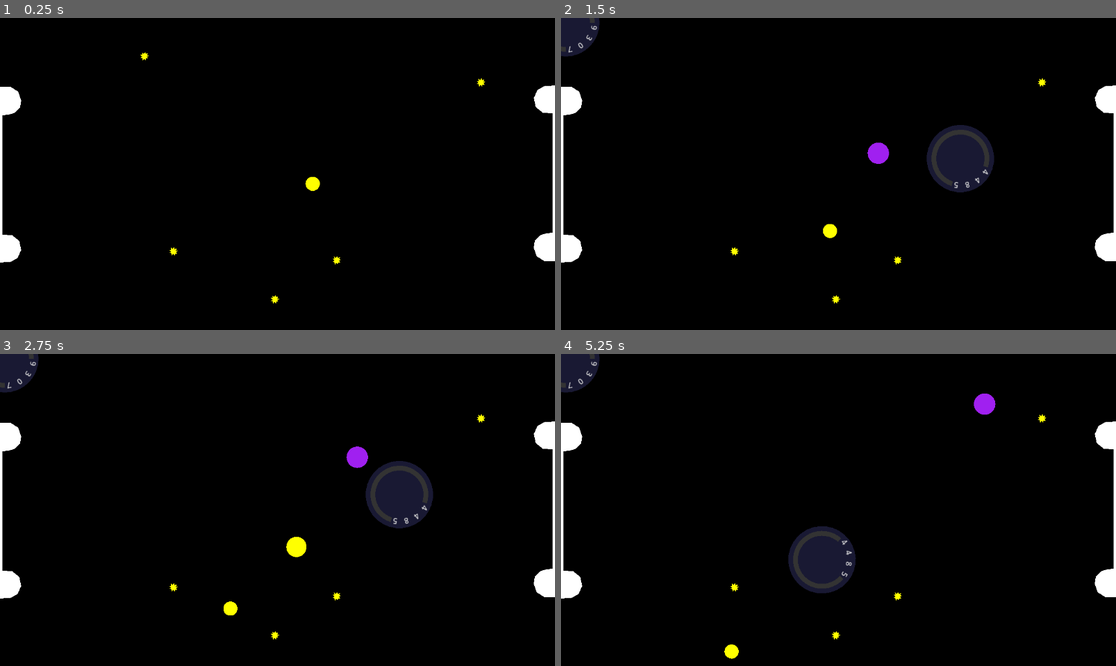
Above: before the commit, frames 1-4 (two rows, left to right).
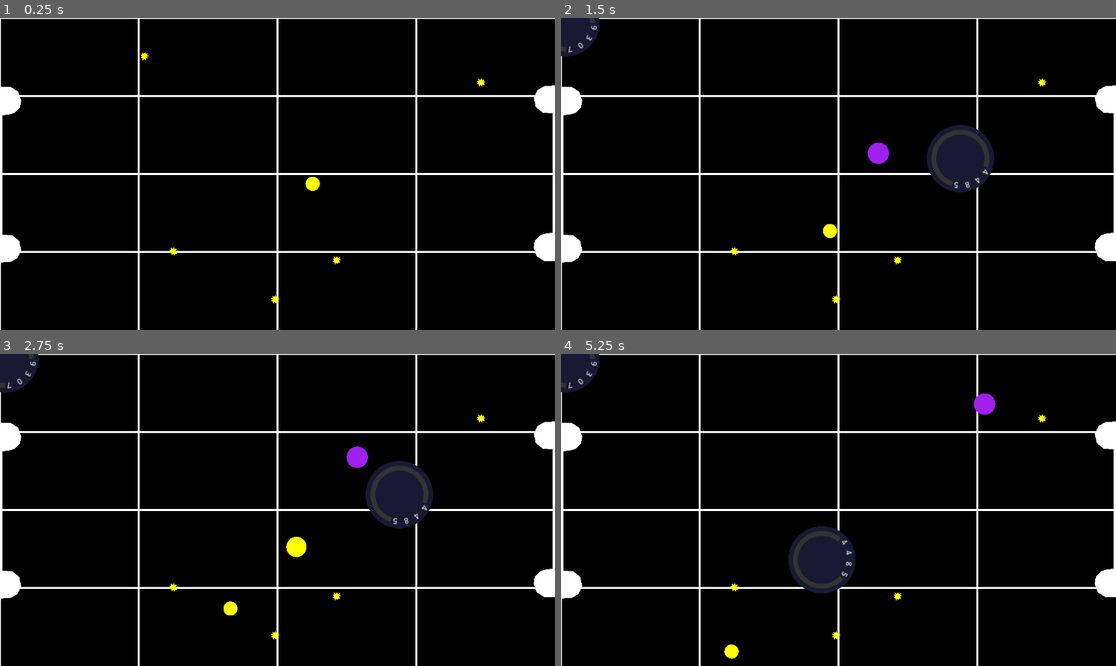
Above: after the commit, the same moments.

Repository: nuitsdesbassins2025/display-engine
Game: Godot game, scene res://Scenes/dogeball.tscn
Same seed, same stepped clock (60 frames per second), same inputs: the game is played once before the commit and once after it.
Inputs (mouse positions are in pixels of both pictures, inside the frame that each line leads up to):
- Up to frame 1 (0.25 s): no input
- Up to frame 2 (1.5 s): tap Enter at 0.5 s; move the mouse to (960, 158) at 0.52 s; hold D 0.53-1.28 s; tap Z at 0.6 s; click (960, 158) at 0.67 s; move the mouse to (727, 189) at 1.27 s; hold S from 1.28 s (still down); tap E at 1.35 s
- Up to frame 3 (2.75 s): move the mouse to (333, 441) at 2.02 s; release S at 2.03 s; hold D from 2.03 s (still down); tap R at 2.1 s
- Up to frame 4 (5.25 s): move the mouse to (810, 572) at 2.77 s; tap one key every 0.75 s from 2.85 s: T F G H; click (810, 572) at 2.92 s; move the mouse to (1005, 556) at 3.52 s; release D at 3.53 s; hold A 3.53-5.03 s; move the mouse to (672, 463) at 4.27 s; move the mouse to (866, 510) at 5.02 s; hold S from 5.03 s (still down); click (866, 510) at 5.17 s

The runs differ from the first frame. In frame 1, 3.5% of the frame differs, in the area x 0-100%, y 0-100%; in frame 2, 3.3%; in frame 3, 3.3%; in frame 4, 3.4%.
Error in both runs: Invalid call. Nonexistent function 'get_segment_count' in base 'Node2D (SnakeTrail)'. (res://entities/player/player.gd:161)

Commit message:
grid change
pour afficher 4 divisions

Diff:
--- a/Scenes/dogeball.gd
+++ b/Scenes/dogeball.gd
@@ -22,7 +22,7 @@
 @export var grid_color: Color = Color(0.3, 0.3, 0.3, 0.5)
 @export var background_color: Color = Color(0.01, 0.01, 0.01, 1.0)
 @export var line_thickness: float = 4
-@export var grid_display: bool = false
+@export var grid_display: bool = true
 
 
 
@@ -243,11 +243,20 @@
 func draw_grid():
 	var viewport_size = get_viewport_rect().size
 	# Dessine les lignes verticales
-	for x in range(0, int(viewport_size.x) + 1, cell_size):
-		draw_line(Vector2(x, 0), Vector2(x, viewport_size.y), grid_color, line_thickness)
+	#for x in range(0, int(viewport_size.x) + 1, cell_size):
+		#draw_line(Vector2(x, 0), Vector2(x, viewport_size.y), grid_color, line_thickness)
+	## Dessine les lignes horizontales
+	#for y in range(0, int(viewport_size.y) + 1, cell_size):
+		#draw_line(Vector2(0, y), Vector2(viewport_size.x, y), grid_color, line_thickness)
+	var divisitons = 4
+	for x in range(0, divisitons):
+		var steps = (viewport_size.x/4)*x
+		draw_line(Vector2(steps, 0), Vector2(steps, viewport_size.y), grid_color, line_thickness)
 	# Dessine les lignes horizontales
-	for y in range(0, int(viewport_size.y) + 1, cell_size):
-		draw_line(Vector2(0, y), Vector2(viewport_size.x, y), grid_color, line_thickness)
+	for y in range(0,divisitons):
+		var steps = (viewport_size.y/4)*y
+		draw_line(Vector2(0, steps), Vector2(viewport_size.x, steps), grid_color, line_thickness)
+
 
 func move_player_to_click():
 	#print("move")
